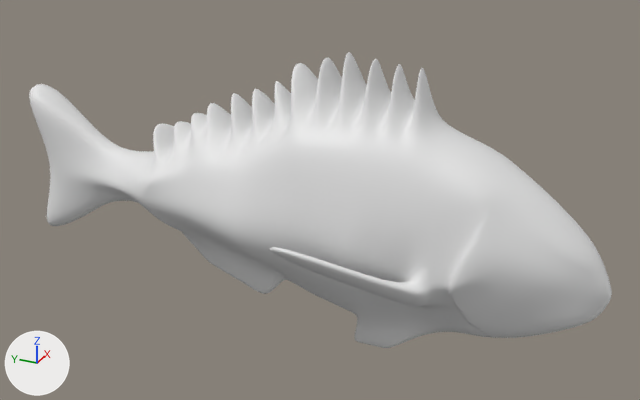
The Blender file Assets/RESOURCES/Models/Dorada.blend as it was, and as the next commit left it.
Before and after are seen from a 50 mm camera at (-4.51, -2.21, 2.52) aimed at (0.06, -0.15, 0.24). The lights are fixed; the arrows at lower left show +X, +Y and +Z.
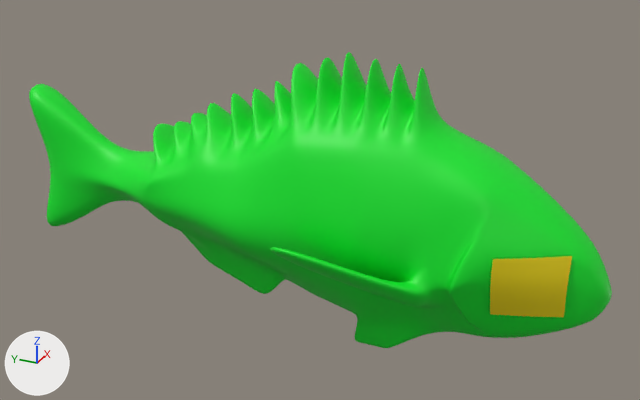
Location of each change, [x1, y1, x2, y2] in pixels of the pictures (640 x 400 px):
```json
{"object": "Cube", "change": "recoloured", "before": [29, 52, 612, 348], "after": [29, 52, 612, 348], "on screen": "white to green"}
{"object": "Plane", "change": "added", "after": [490, 256, 572, 317], "on screen": "yellow"}
```

The change, as JSON lines over the scene's bpy script:
```json
{"op": "add", "block": "mat_dorada", "code": ["mat_dorada = principled_material('Dorada')", "mat_dorada.base_color = (0.0, 0.8, 0.0246)  # green #00e72b"]}
{"op": "add", "block": "mat_eye", "code": ["mat_eye = principled_material('Eye')", "mat_eye.base_color = (0.8, 0.638, 0.0)  # yellow #e7d100"]}
{"block": "me_cube_001", "where": "me_cube_001.from_pydata(...)  # 341 vertices, 302 faces; spans x 0.0..1.28, y -3.47..2.9, z -1.47..1.89"}
{"op": "add", "block": "me_cube_001", "code": "me_cube_001.materials.append(mat_dorada)  # green #00e72b"}
{"op": "add", "block": "me_plane", "code": ["me_plane = bpy.data.meshes.new('Plane')", "me_plane.from_pydata(...)  # 25 vertices, 16 faces; spans x -1.39..0.61, y -10.18..-8.18, z 0.89..2.03", "me_plane.polygons.foreach_set('use_smooth', [True] * 16)", "me_plane.materials.append(mat_eye)  # yellow #e7d100"]}
{"op": "add", "block": "ob_plane", "code": ["ob_plane = bpy.data.objects.new('Plane', me_plane)", "ob_plane.location = (0.0, 0.186, 0.186)", "ob_plane.rotation_euler = (0.0, -1.571, 0.0)  # degrees (0, -90, 0)", "ob_plane.scale = (0.188, 0.188, 0.188)", "_m = ob_plane.modifiers.new('Mirror', 'MIRROR')", "_m.use_axis = (False, False, True)"]}
```
